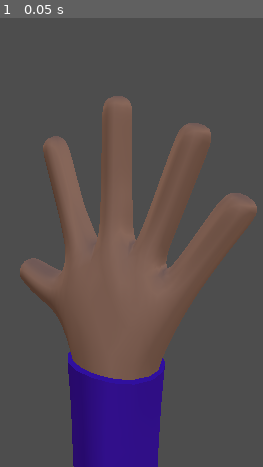
Above: before the commit, frame 1.
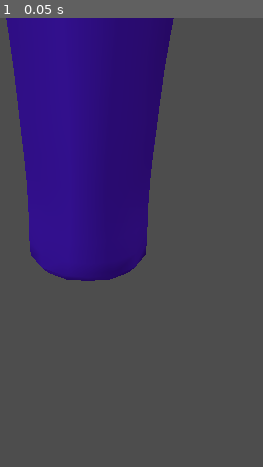
Above: after the commit, the same moment.

Repository: hugomgris/in-the-shadows
Game: Godot game, scene res://scenes/main.tscn
Same seed, same stepped clock (60 frames per second), same inputs: the game is played once before the commit and once after it. A sky picture missing from this copy of the repository is replaced by a grey-blue gradient.
Inputs:
- Up to frame 1 (0.05 s): no input

The runs differ from the first frame. In frame 1, 53% of the frame differs, in the area x 2-98%, y 0-100%.

Commit message:
minor tweaks

Diff:
--- a/prototype/in-the-shadows-prototype/project.godot
+++ b/prototype/in-the-shadows-prototype/project.godot
@@ -15,6 +15,11 @@
 config/features=PackedStringArray("4.4", "Forward Plus")
 config/icon="res://icon.svg"
 
+[display]
+
+window/size/viewport_width=1920
+window/size/viewport_height=1080
+
 [dotnet]
 
 project/assembly_name="in-the-shadows-prototype"
--- a/prototype/in-the-shadows-prototype/scenes/main.tscn
+++ b/prototype/in-the-shadows-prototype/scenes/main.tscn
@@ -20,8 +20,5 @@
 
 [node name="Hand" parent="." instance=ExtResource("1_o5qli")]
 
-[node name="Camera3D" type="Camera3D" parent="."]
-transform = Transform3D(-0.846676, 0.050057, -0.529749, 0, 0.995565, 0.0940728, 0.532109, 0.0796492, -0.842922, -1.88626, 5.02408, -3.98927)
-
 [node name="WorldEnvironment" type="WorldEnvironment" parent="."]
 environment = SubResource("Environment_tefeu")
--- a/prototype/in-the-shadows-prototype/scripts/main.gd
+++ b/prototype/in-the-shadows-prototype/scripts/main.gd
@@ -83,30 +83,31 @@
 
 func handle_finger_controls(event):
 	if event is InputEventKey:
-		if event.keycode == KEY_1:
-			index_base_bone_id = skeleton.find_bone("Bone.007")
-			index_mid_bone_id = skeleton.find_bone("Bone.008")
-			index_tip_bone_id = -1
-		elif event.keycode == KEY_2:
-			index_base_bone_id = skeleton.find_bone("Bone.009")
-			index_mid_bone_id = skeleton.find_bone("Bone.010")
-			index_tip_bone_id = skeleton.find_bone("Bone.011")
-		elif event.keycode == KEY_3:
-			index_base_bone_id = skeleton.find_bone("Bone.012")
-			index_mid_bone_id = skeleton.find_bone("Bone.013")
-			index_tip_bone_id = skeleton.find_bone("Bone.014")
-		elif event.keycode == KEY_4:
-			index_base_bone_id = skeleton.find_bone("Bone.015")
-			index_mid_bone_id = skeleton.find_bone("Bone.016")
-			index_tip_bone_id = skeleton.find_bone("Bone.017")
-		elif event.keycode == KEY_5:
-			index_base_bone_id = skeleton.find_bone("Bone.018")
-			index_mid_bone_id = skeleton.find_bone("Bone.019")
-			index_tip_bone_id = skeleton.find_bone("Bone.0201")
-		elif event.keycode == KEY_6:
-			index_base_bone_id = skeleton.find_bone("Bone.001")
-			index_mid_bone_id = -1
-			index_tip_bone_id = -1
+		match event.keycode:
+			KEY_1:
+				index_base_bone_id = skeleton.find_bone("Bone.007")
+				index_mid_bone_id = skeleton.find_bone("Bone.008")
+				index_tip_bone_id = -1
+			KEY_2:
+				index_base_bone_id = skeleton.find_bone("Bone.009")
+				index_mid_bone_id = skeleton.find_bone("Bone.010")
+				index_tip_bone_id = skeleton.find_bone("Bone.011")
+			KEY_3:
+				index_base_bone_id = skeleton.find_bone("Bone.012")
+				index_mid_bone_id = skeleton.find_bone("Bone.013")
+				index_tip_bone_id = skeleton.find_bone("Bone.014")
+			KEY_4:
+				index_base_bone_id = skeleton.find_bone("Bone.015")
+				index_mid_bone_id = skeleton.find_bone("Bone.016")
+				index_tip_bone_id = skeleton.find_bone("Bone.017")
+			KEY_5:
+				index_base_bone_id = skeleton.find_bone("Bone.018")
+				index_mid_bone_id = skeleton.find_bone("Bone.019")
+				index_tip_bone_id = skeleton.find_bone("Bone.0201")
+			KEY_6:
+				index_base_bone_id = skeleton.find_bone("Bone.001")
+				index_mid_bone_id = -1
+				index_tip_bone_id = -1
 
 	if event is InputEventMouseButton:
 		if event.button_index == MOUSE_BUTTON_WHEEL_UP:
